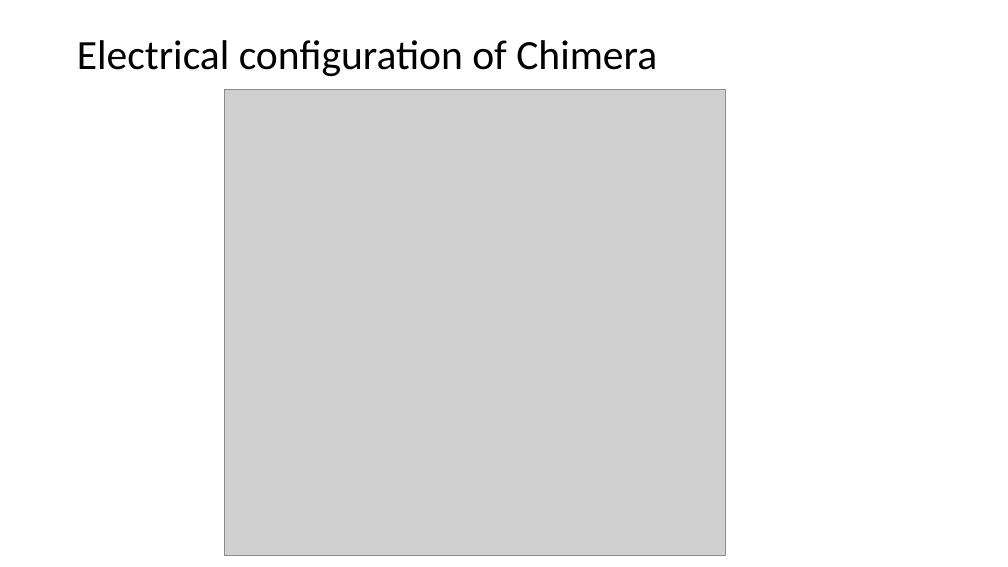
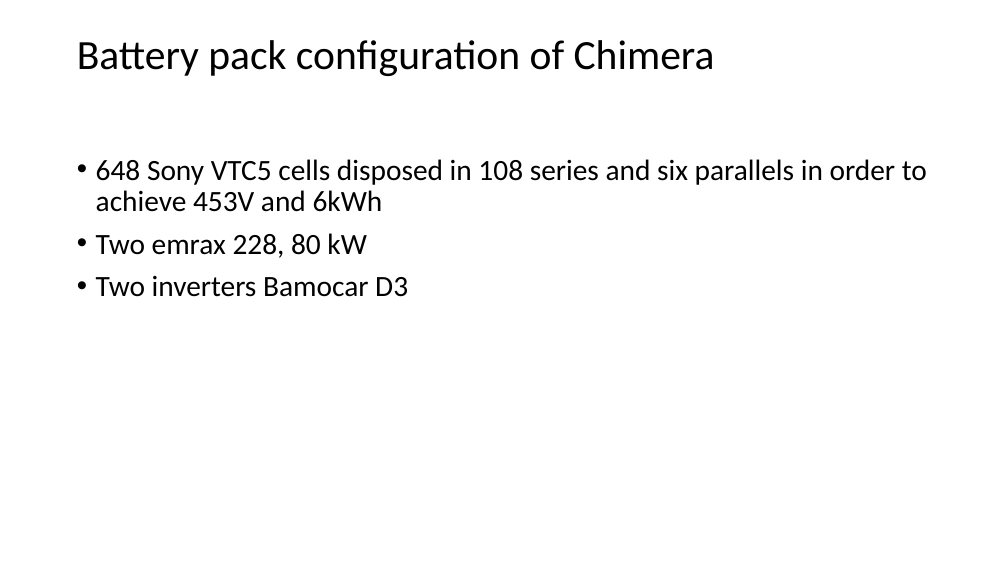
Before and after one commit to eagletrt/chimera-bms, a slide deck: slide 3 of presentazione/Battery management system realization on HV accumulator.pptx. Drawn at 1008x567 pixels with LibreOffice and Linux fonts; fonts in the diff are those of the drawing; grey boxes stand for pictures. Boxes give left, top, right and bottom in pixels: in the first picture for what was removed or moved away, otherwise in the second. Text is boxed around its words. In the diff, an @@ line names an element or a change of style, - is before the commit and + after.

Commit message:
pres

```diff
--- a/presentazione/Battery management system realization on HV accumulator.pptx
+++ b/presentazione/Battery management system realization on HV accumulator.pptx
@@ title at (77,40,715,76): text changed @@
-Electrical configuration of Chimera
+Battery pack configuration of Chimera
@@ picture removed at (225,89,725,555) @@
@@ text added at (96,159,927,297), 28 pt, text #000000 @@
+• 648 Sony VTC5 cells disposed in 108 series and six parallels in order to achieve 453V and 6kWh
+• Two emrax 228, 80 kW
+• Two inverters Bamocar D3
```
